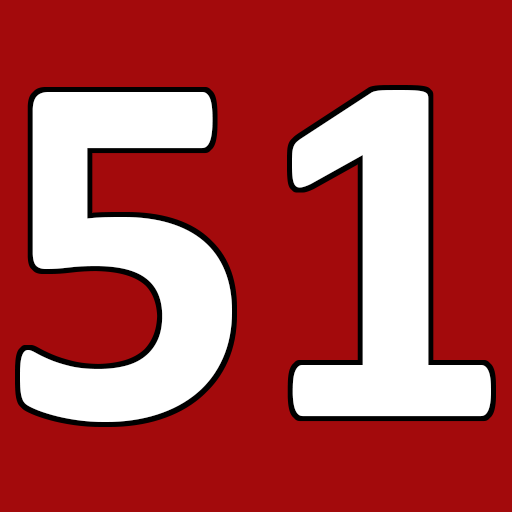
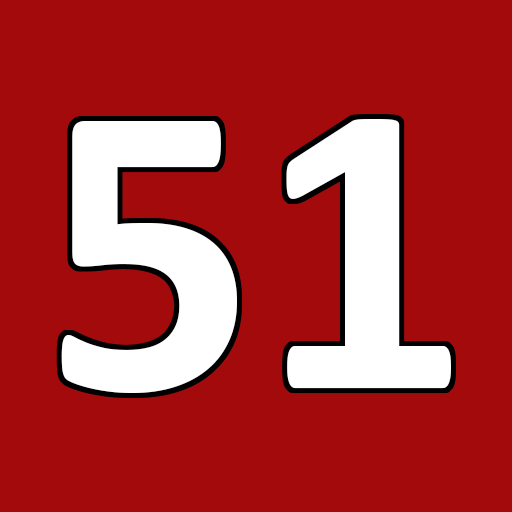
Layered file, before and after one edit (w=512, h=512). Changes by layer:
painted on "51" over box(20, 90, 491, 422)
painted on "Background" over box(15, 85, 496, 427)
